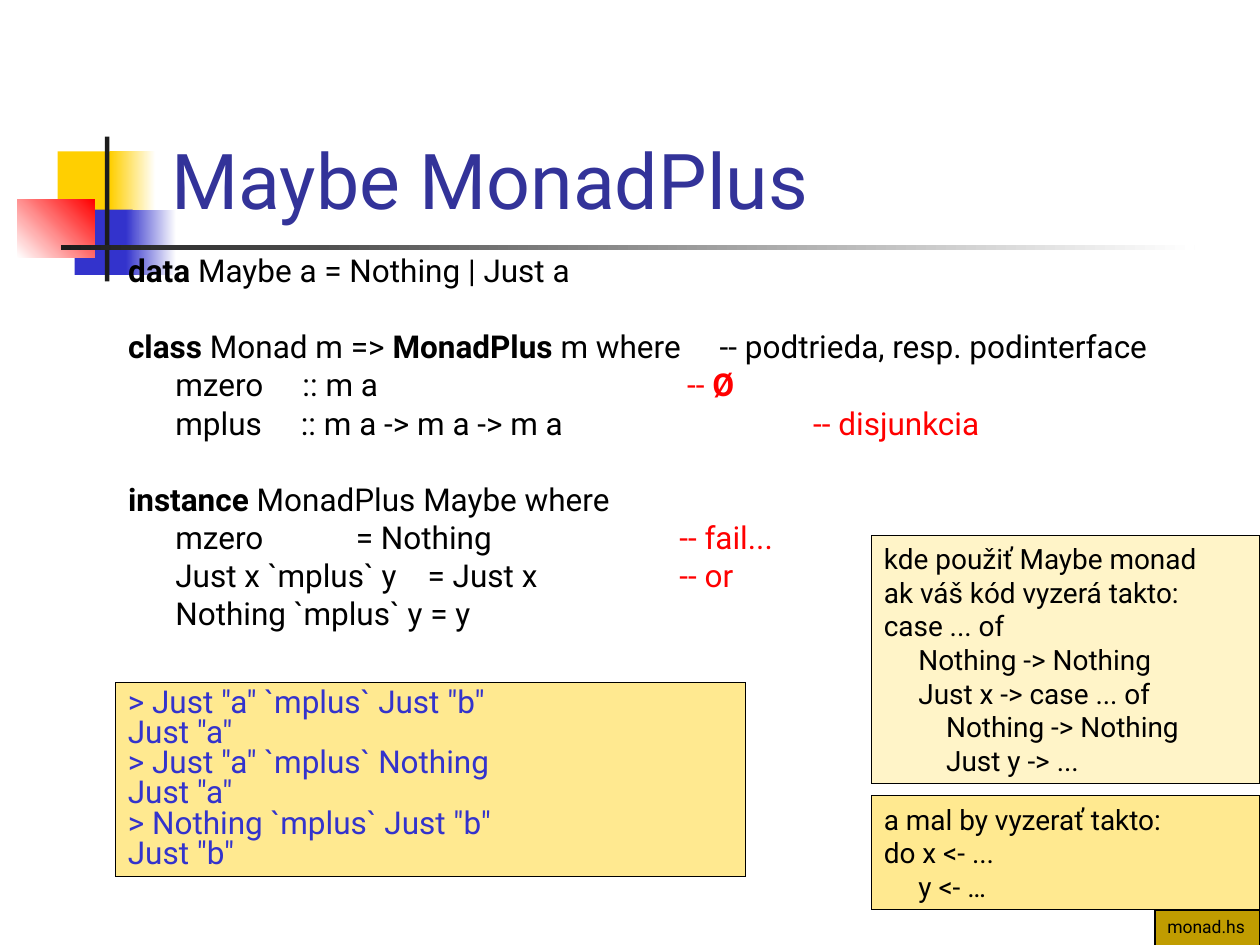
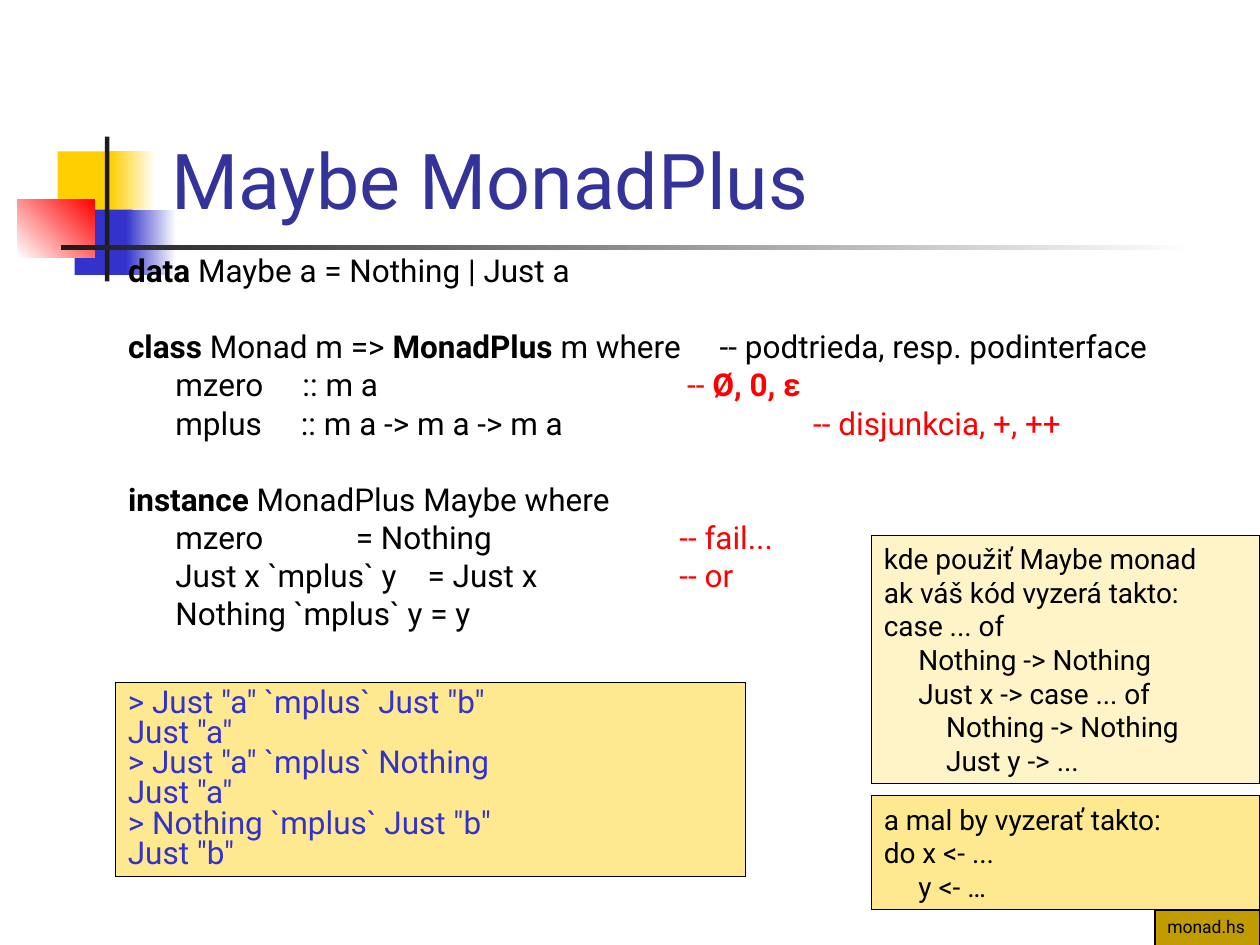
Before and after one commit to Funkcionalne/Prednasky, a slide deck: slide 28 of 12/12_fpro.ppt (slide 27 before the commit). Drawn at 1260x945 pixels with LibreOffice and Linux fonts; fonts in the diff are those of the drawing. Boxes give left, top, right and bottom in pixels: in the first picture for what was removed or moved away, otherwise in the second. Text is boxed around its words. In the diff, an @@ line names an element or a change of style, - is before the commit and + after.

```diff
--- a/12/12_fpro.ppt
+++ b/12/12_fpro.ppt
@@ text at box(175, 372, 985, 442): text changed @@
-mzero :: m a -- Ø
-mplus :: m a -> m a -> m a -- disjunkcia
+mzero :: m a -- Ø, 0, ε
+mplus :: m a -> m a -> m a -- disjunkcia, +, ++
```
Also in this commit, not shown: 24 other slides changed, 1 slide added, 5 slides removed, 1 other file.
